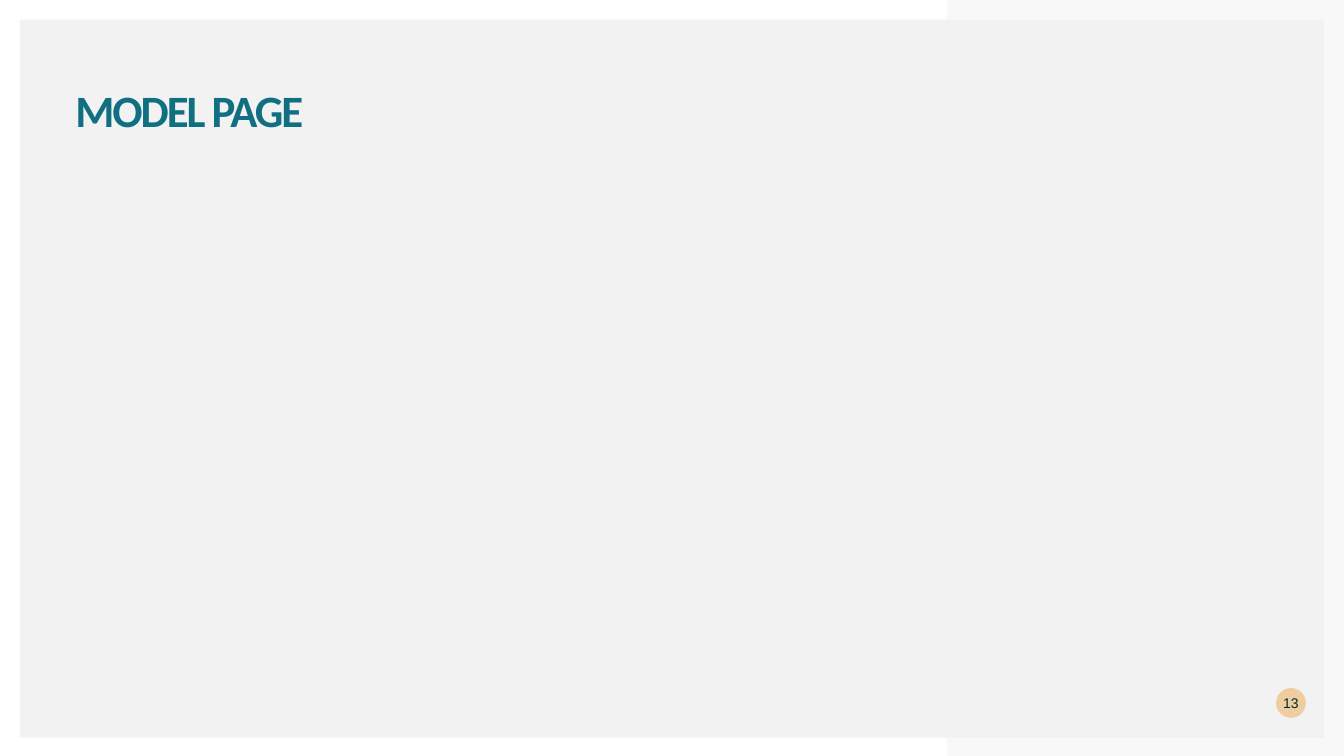
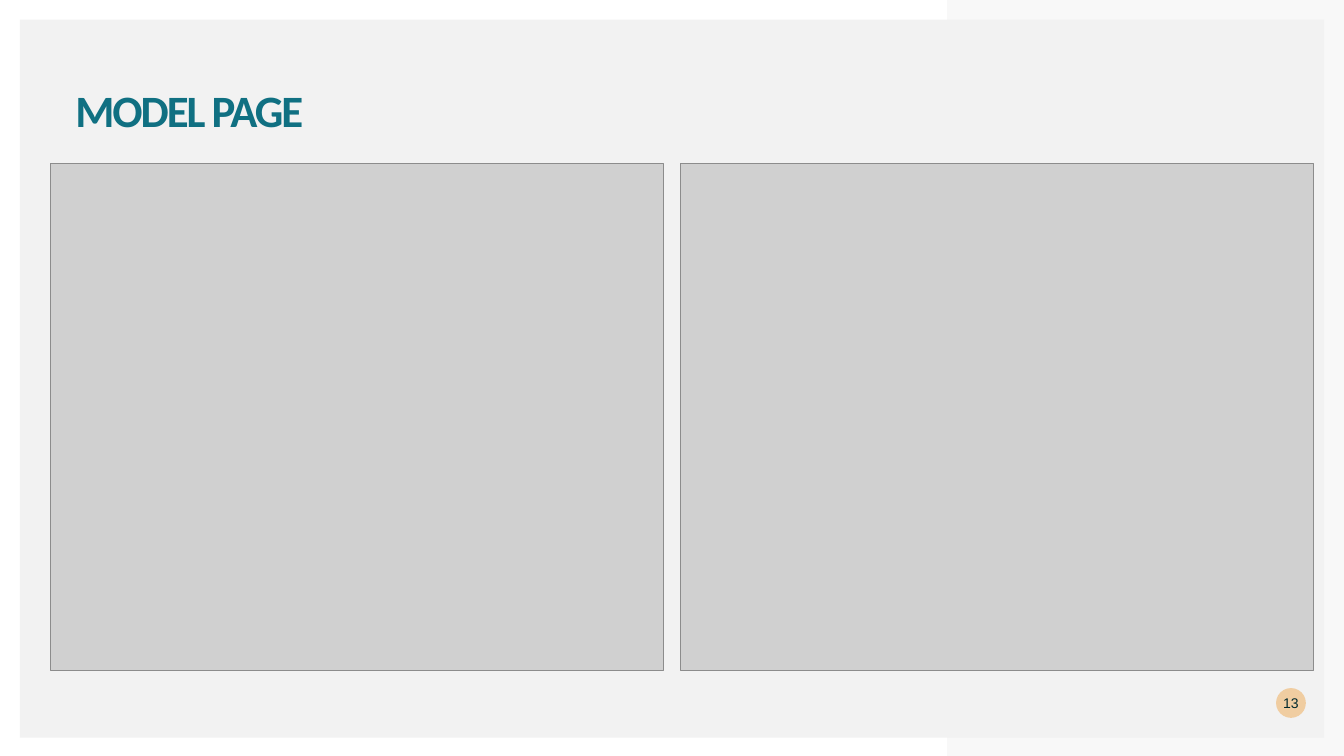
Before and after one commit to khutula/Medical-Insurance-Costs, a slide deck: slide 13 of documents/Medical Insurance Cost.pptx. Drawn at 1344x756 pixels with LibreOffice and Linux fonts; fonts in the diff are those of the drawing; grey boxes stand for pictures. Boxes give left, top, right and bottom in pixels: in the first picture for what was removed or moved away, otherwise in the second. Text is boxed around its words. In the diff, an @@ line names an element or a change of style, - is before the commit and + after.

Commit message:
complete ppt

```diff
--- a/documents/Medical Insurance Cost.pptx
+++ b/documents/Medical Insurance Cost.pptx
@@ picture added at <box>51,163,664,670</box> @@
@@ picture added at <box>681,163,1314,670</box> @@
```
